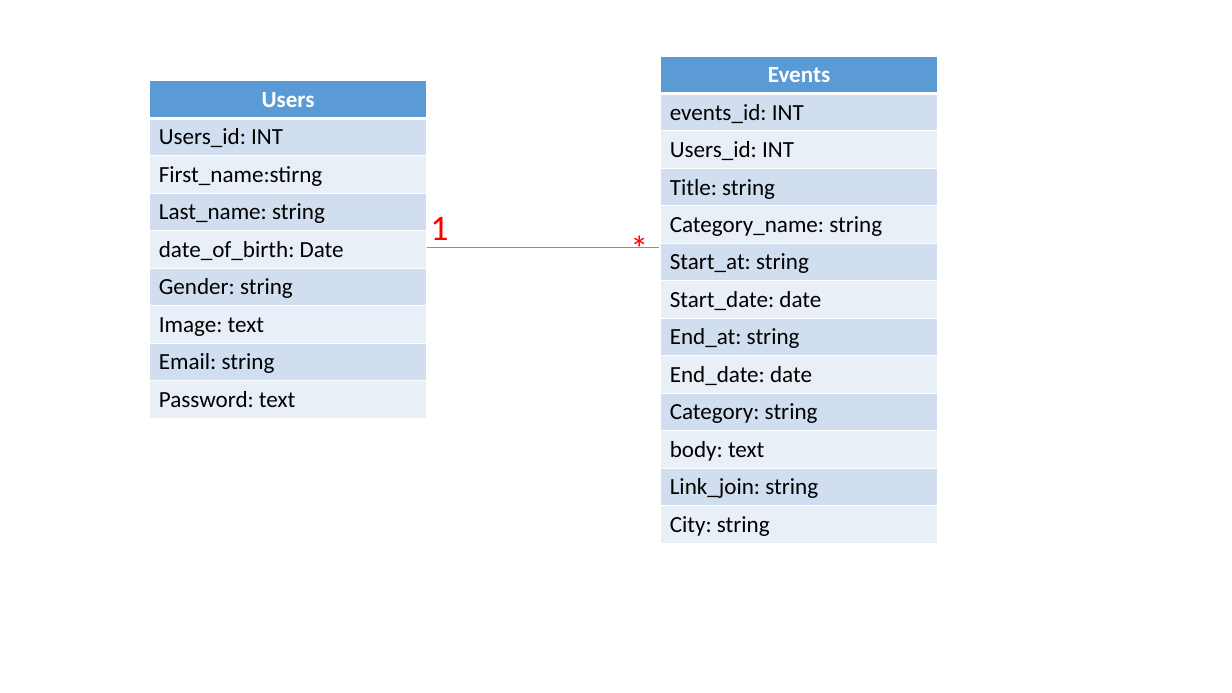
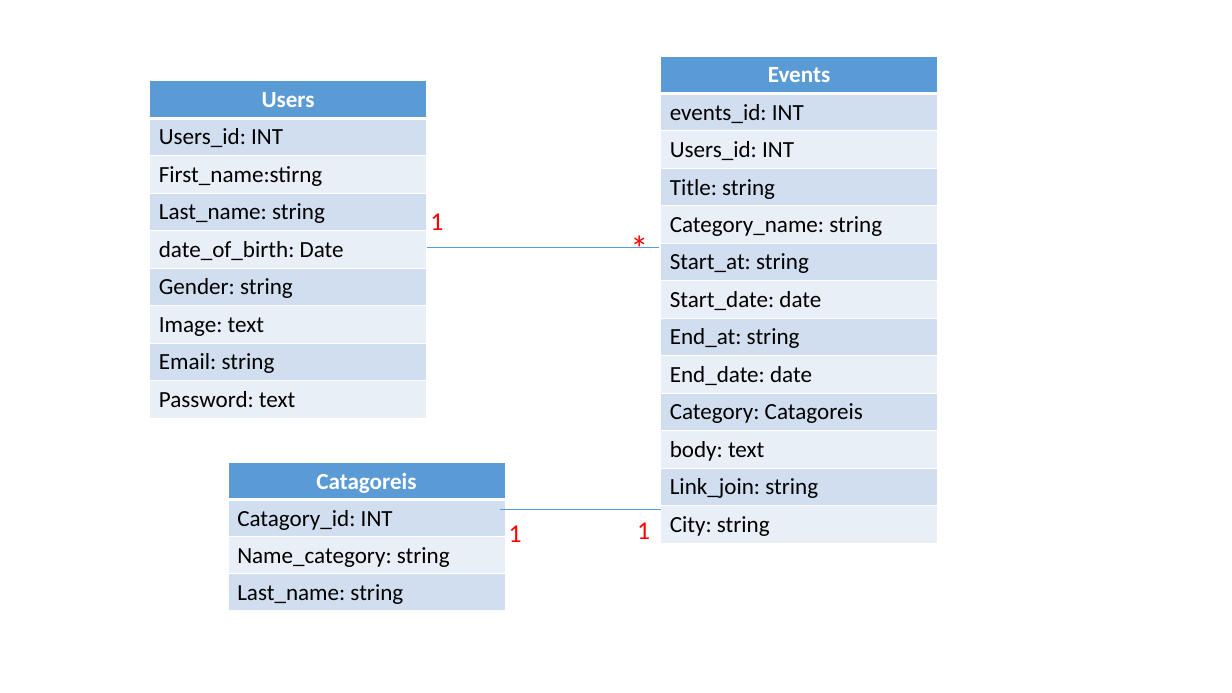
Before and after one commit to pnc-virtual-company/2021-G5-V2-PART1, a slide deck: slide 2 of docs/ER-DIAGRAM.pptx. Drawn at 1232x693 pixels with LibreOffice and Linux fonts; fonts in the diff are those of the drawing. Boxes give left, top, right and bottom in pixels: in the first picture for what was removed or moved away, otherwise in the second. Text is boxed around its words. In the diff, an @@ line names an element or a change of style, - is before the commit and + after.

```diff
--- a/docs/ER-DIAGRAM.pptx
+++ b/docs/ER-DIAGRAM.pptx
@@ table at (661, 56, 938, 540) @@
-row 10, column 1: Category: string
+row 10, column 1: Category: Catagoreis
@@ text "1" at (430, 213, 443, 230): size 28 to 20 pt @@
@@ table added at (228, 463, 506, 611), 4 rows, 1 columns @@
+Catagoreis
+Catagory_id: INT
+Name_category: string
+Last_name: string
@@ line added from (500, 509) to (661, 509), #5B9BD5 0.5 pt @@
@@ text added at (509, 525, 522, 542), 20 pt, text #FF0000 @@
+1
@@ text added at (637, 522, 650, 539), 20 pt, text #FF0000 @@
+1
```
Also in this commit, not shown: 1 other file.
